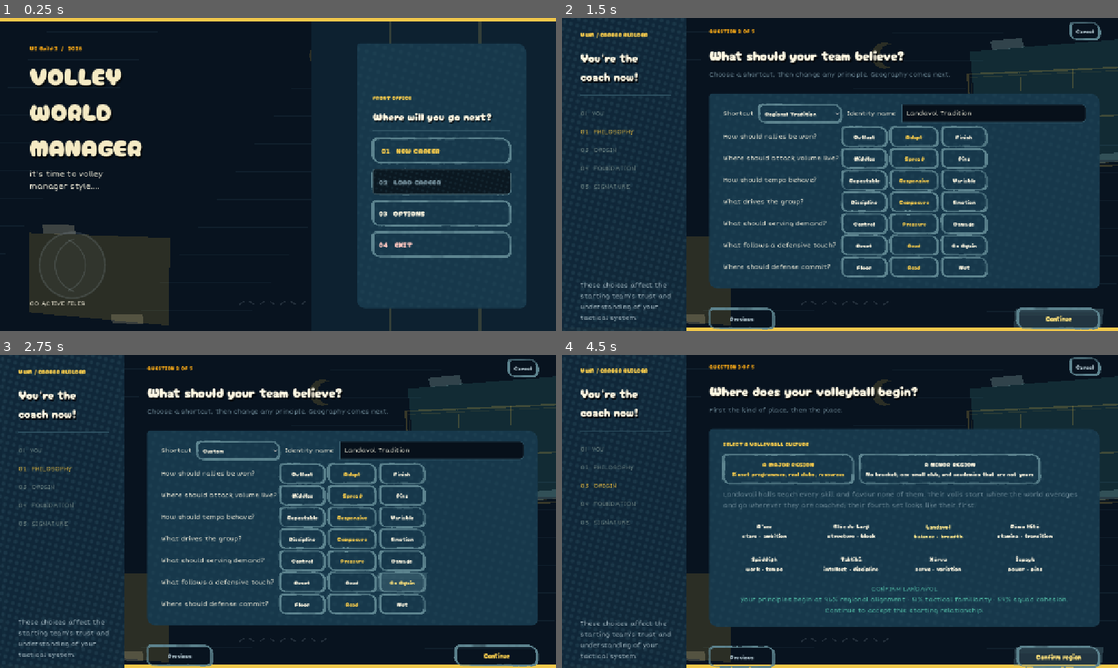
Above: before the commit, frames 1-4 (two rows, left to right).
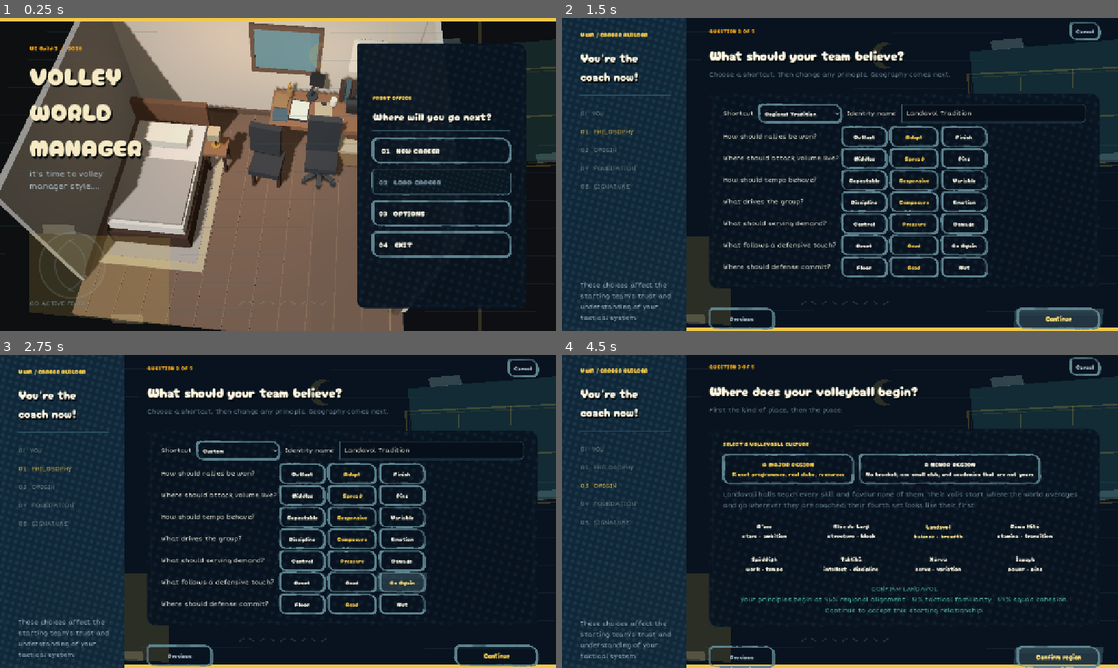
Above: after the commit, the same moments.

Repository: iracarranza/volley-world-manager
Game: Godot game, scene res://scenes/application.tscn
The game is run twice, just before and just after one commit, with the same random seed, the same clock (stepped at 60 frames per second) and the same inputs.
Inputs:
- Up to frame 1 (0.25 s): no input
- Up to frame 2 (1.5 s): click "01 NEW CAREER" at 0.5 s; click "Continue" at 1.25 s
- Up to frame 3 (2.75 s): click "Go Again" at 2 s
- Up to frame 4 (4.5 s): click "Go Again" at 2.75 s; click "Go Again" at 3.5 s; click "Continue" at 4.25 s

The runs differ from the first frame. In frame 1, 82% of the frame differs, in the area x 0-100%, y 1-100%; in frame 2, 38%; in frame 3, 38%; in frame 4, 42%.
Error in both runs: Invalid assignment of property or key 'visible' with value of type 'bool' on a base object of type 'null instance'. (res://scenes/screens/title_screen.gd:55)

Commit message:
Finish canonical office screen integration

Diff:
--- a/scenes/application.gd
+++ b/scenes/application.gd
@@ -37,11 +37,11 @@
 var _desk_screen: DeskScreen = null
 var _encyclopedia_screen: EncyclopediaScreen = null
 var _theme_name := "dark"
+var _schedule_return_to_desk := false
 
 
 func _ready() -> void:
-	var window_viewport := get_viewport()
-	window_viewport.size_changed.connect(_sync_halftone_scale)
+	get_viewport().size_changed.connect(_sync_halftone_scale)
 	_sync_halftone_scale()
 	journal.set_meta(UIStyleSystem.MEDIUM_META, UIStyleSystem.MEDIUM_SEWN)
 
@@ -53,13 +53,13 @@
 	new_career_screen.career_created.connect(_show_desk)
 	journal.title_requested.connect(_show_title)
 	journal.play_match_requested.connect(_show_lock_in)
-	call_deferred("_connect_match_center_signal")
 	journal.training_requested.connect(_show_training)
 	journal.scouting_requested.connect(_show_scouting)
 	journal.encyclopedia_requested.connect(_show_encyclopedia)
 	journal.accommodation_requested.connect(_show_accommodation)
 	journal.kitchen_requested.connect(_show_kitchen)
 	journal.menu_requested.connect(_open_menu)
+	call_deferred("_connect_match_center_signal")
 
 	_wipe = ScreenWipeScript.new()
 	add_child(_wipe)
@@ -73,7 +73,10 @@
 	_training_screen = TrainingScreenScript.new()
 	_adopt_screen(_training_screen)
 	_training_screen.back_requested.connect(_show_journal)
-	_training_screen.schedule_requested.connect(_show_schedule)
+	_training_screen.schedule_requested.connect(func() -> void:
+		_schedule_return_to_desk = false
+		_show_schedule()
+	)
 
 
 func _ensure_scouting_screen() -> void:
@@ -89,8 +92,7 @@
 		return
 	_schedule_screen = ScheduleScreenScript.new()
 	_adopt_screen(_schedule_screen)
-	_training_screen = _training_screen
-	_schedule_screen.back_requested.connect(_show_desk)
+	_schedule_screen.back_requested.connect(_return_from_schedule)
 
 
 func _ensure_accommodation_screen() -> void:
@@ -164,6 +166,8 @@
 	var office_visible := screen == title_screen or (_desk_screen != null and screen == _desk_screen)
 	office_shell.visible = office_visible
 	UIStyleSystem.reveal(screen)
+	if screen == title_screen:
+		title_screen.enforce_live_office_overlay()
 
 
 func _show_title() -> void:
@@ -190,9 +194,8 @@
 		return
 	_apply_office_career_state()
 	office_shell.set_title_idle(false)
-	# Start the title furniture fade and the actual room-camera move together.
-	# The old transition transformed a second authored desk; this moves one camera
-	# through the one canonical room.
+	# One room, one camera move: title furniture fades while the persistent office
+	# camera physically moves from MainMenu to Desk.
 	title_screen.play_desk_departure()
 	await office_shell.play_to(&"Desk", 1.55)
 	_show_desk_after_title_transition()
@@ -243,8 +246,17 @@
 
 
 func _open_calendar_from_desk() -> void:
+	_schedule_return_to_desk = true
 	await office_shell.focus_calendar()
 	_show_schedule()
+
+
+func _return_from_schedule() -> void:
+	if _schedule_return_to_desk:
+		_schedule_return_to_desk = false
+		_show_desk()
+	else:
+		_show_training()
 
 
 func _apply_office_career_state() -> void:
@@ -277,7 +289,8 @@
 	add_child(_esc_menu)
 	UIStyleSystem.apply(_esc_menu, _theme_name == "light")
 	_esc_menu.save_requested.connect(func() -> void:
-		if CareerManager.has_career(): CareerManager.save_career()
+		if CareerManager.has_career():
+			CareerManager.save_career()
 	)
 	_esc_menu.title_requested.connect(_show_title)
 	_esc_menu.load_requested.connect(_load_career)
@@ -352,13 +365,15 @@
 			Color(0.94, 0.92, 0.86) if resolved == "light" else Color(0.09, 0.10, 0.13),
 			Color(0.20, 0.18, 0.14) if resolved == "light" else Color(0.02, 0.02, 0.03),
 		)
-	title_screen.set_theme_name(resolved)
 	new_career_screen.set_light_mode(resolved == "light")
 	if match_center.has_method("set_light_mode"):
 		match_center.set_light_mode(resolved == "light")
 	UIHalftone.clear_cache()
 	UICardStock.clear_cache()
 	UIStyleSystem.apply(self, resolved == "light")
+	# The title deliberately breaks the generic opaque-screen rule so the live
+	# room can show through; apply its alpha treatment after the broad style walk.
+	title_screen.set_theme_name(resolved)
 	for palette_node in get_tree().get_nodes_in_group("ui_palette_3d"):
 		if palette_node.has_method("apply_ui_palette"):
 			palette_node.apply_ui_palette(resolved == "light")
